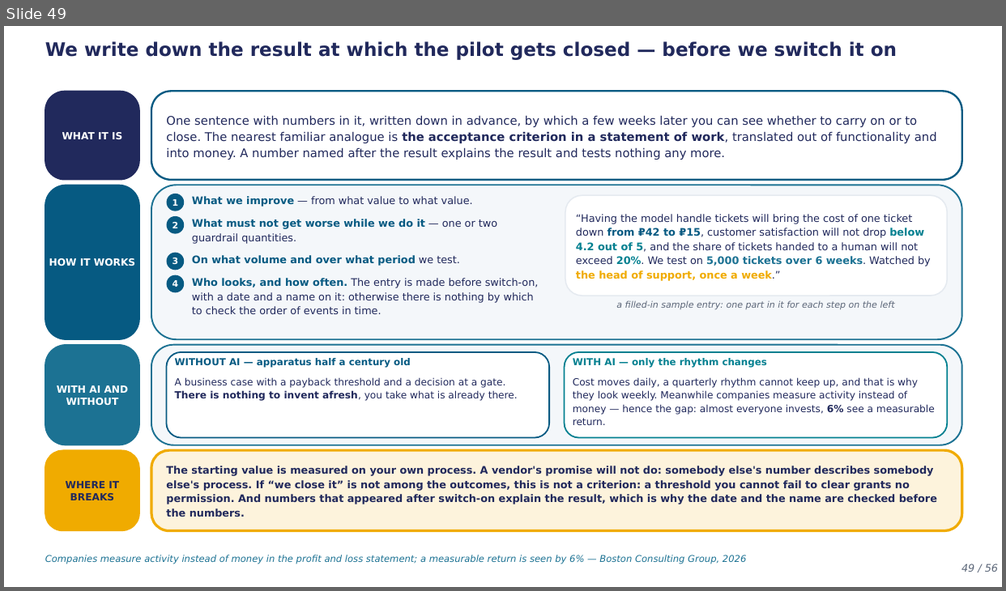
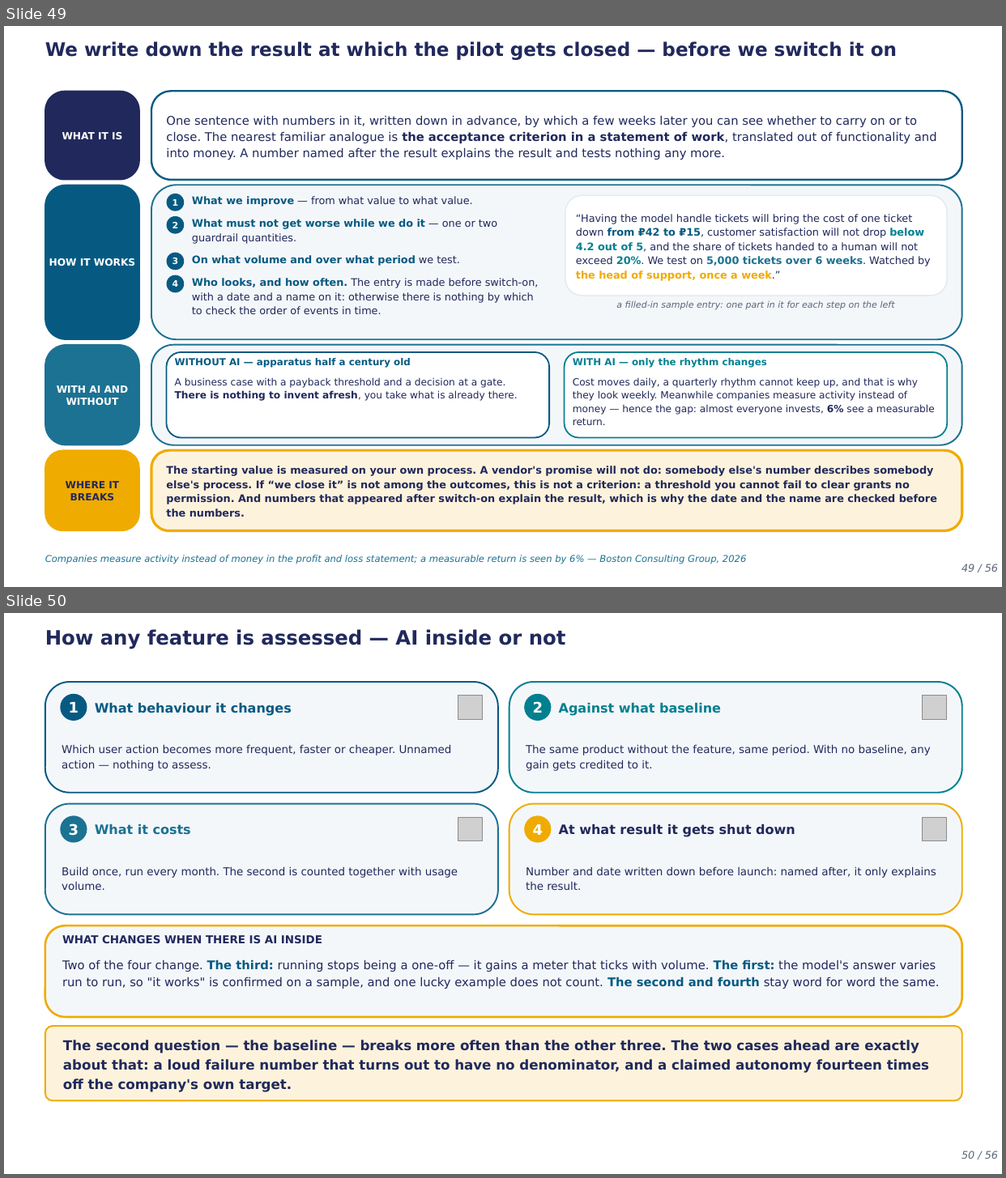
Before and after one commit to tellina-study/AI-usage-lessons, a slide deck: library/lectures/lec-05/rendered/lec-05-en.pptx. Shown one above the other, each under a label of ours: slide 49 before the commit, slides 49 and 50 after it. The pictures are 1006x591 and 1006x1178 pixels, drawn with LibreOffice and Linux fonts; fonts in the diff are those of the drawing; grey boxes stand for pictures. Boxes give left, top, right and bottom in pixels: in the first picture for what was removed or moved away, otherwise in the second. Text is boxed around its words. In the diff, an @@ line names an element or a change of style, - is before the commit and + after.

```diff
--- a/library/lectures/lec-05/rendered/lec-05-en.pptx
+++ b/library/lectures/lec-05/rendered/lec-05-en.pptx
@@ slide 50 added at [4, 613, 1002, 1174], background #FFFFFF @@
@@ text added at [45, 629, 566, 649], 19 pt, text #21295C, bold @@
+How any feature is assessed — AI inside or not
@@ rounded rectangle added at [45, 682, 498, 793], fill #F4F7FA, outline #065A82 1.5 pt @@
@@ rounded rectangle added at [509, 682, 962, 793], fill #F4F7FA, outline #028090 1.5 pt @@
@@ ellipse added at [60, 694, 87, 721], fill #065A82 @@
@@ text added at [69, 702, 79, 713], 14 pt, text #FFFFFF, bold @@
+1
@@ text added at [95, 702, 292, 716], 12.5 pt, text #065A82, bold @@
+What behaviour it changes
@@ picture added at [458, 696, 483, 719] @@
@@ ellipse added at [524, 694, 552, 721], fill #028090 @@
@@ text added at [533, 701, 543, 713], 14 pt, text #FFFFFF, bold @@
+2
@@ text added at [559, 702, 721, 716], 12.5 pt, text #028090, bold @@
+Against what baseline
@@ picture added at [923, 696, 947, 719] @@
@@ text added at [62, 744, 452, 771], 10.5 pt, text #21295C @@
+Which user action becomes more frequent, faster or cheaper. Unnamed action — nothing to assess.
@@ text added at [526, 744, 931, 771], 10.5 pt, text #21295C @@
+The same product without the feature, same period. With no baseline, any gain gets credited to it.
@@ rounded rectangle added at [45, 804, 498, 914], fill #F4F7FA, outline #1C7293 1.5 pt @@
@@ rounded rectangle added at [509, 804, 962, 914], fill #F4F7FA, outline #F0AB00 1.5 pt @@
@@ ellipse added at [60, 815, 87, 843], fill #1C7293 @@
@@ text added at [69, 824, 79, 836], 14 pt, text #FFFFFF, bold @@
+3
@@ text added at [95, 824, 191, 835], 12.5 pt, text #1C7293, bold @@
+What it costs
@@ picture added at [458, 817, 483, 841] @@
@@ ellipse added at [524, 815, 552, 843], fill #F0AB00 @@
@@ text added at [533, 824, 543, 835], 14 pt, text #FFFFFF, bold @@
+4
@@ text added at [559, 824, 795, 837], 12.5 pt, text #21295C, bold @@
+At what result it gets shut down
@@ picture added at [923, 817, 947, 841] @@
@@ text added at [62, 867, 458, 890], 10.5 pt, text #21295C @@
+Build once, run every month. The second is counted together with usage volume.
@@ text added at [526, 867, 936, 890], 10.5 pt, text #21295C @@
+Number and date written down before launch: named after, it only explains the result.
@@ rounded rectangle added at [45, 926, 962, 1017], fill #F4F7FA, outline #F0AB00 2 pt @@
@@ text added at [62, 935, 322, 943], 10.5 pt, text #21295C, bold @@
+WHAT CHANGES WHEN THERE IS AI INSIDE
@@ text added at [62, 960, 940, 989], 11.5 pt, text #21295C @@
+Two of the four change. The third: running stops being a one-off — it gains a meter that ticks with volume. The first: the model's answer varies run to run, so "it works" is confirmed on a sample, and one lucky example does not count. The second and fourth stay word for word the same.
@@ rounded rectangle added at [45, 1026, 962, 1101], fill #FDF3DC, outline #F0AB00 1.5 pt @@
@@ text added at [63, 1040, 929, 1093], 13 pt, text #21295C, bold @@
+The second question — the baseline — breaks more often than the other three. The two cases ahead are exactly about that: a loud failure number that turns out to have no denominator, and a claimed autonomy fourteen times off the company's own target.
@@ text added at [961, 1151, 998, 1159], 10 pt, text #5B6678, italic @@
+50 / 56
```
Also in this commit, not shown: 3 slides changed, 5 other slides added, 6 slides removed, 16 other files.
